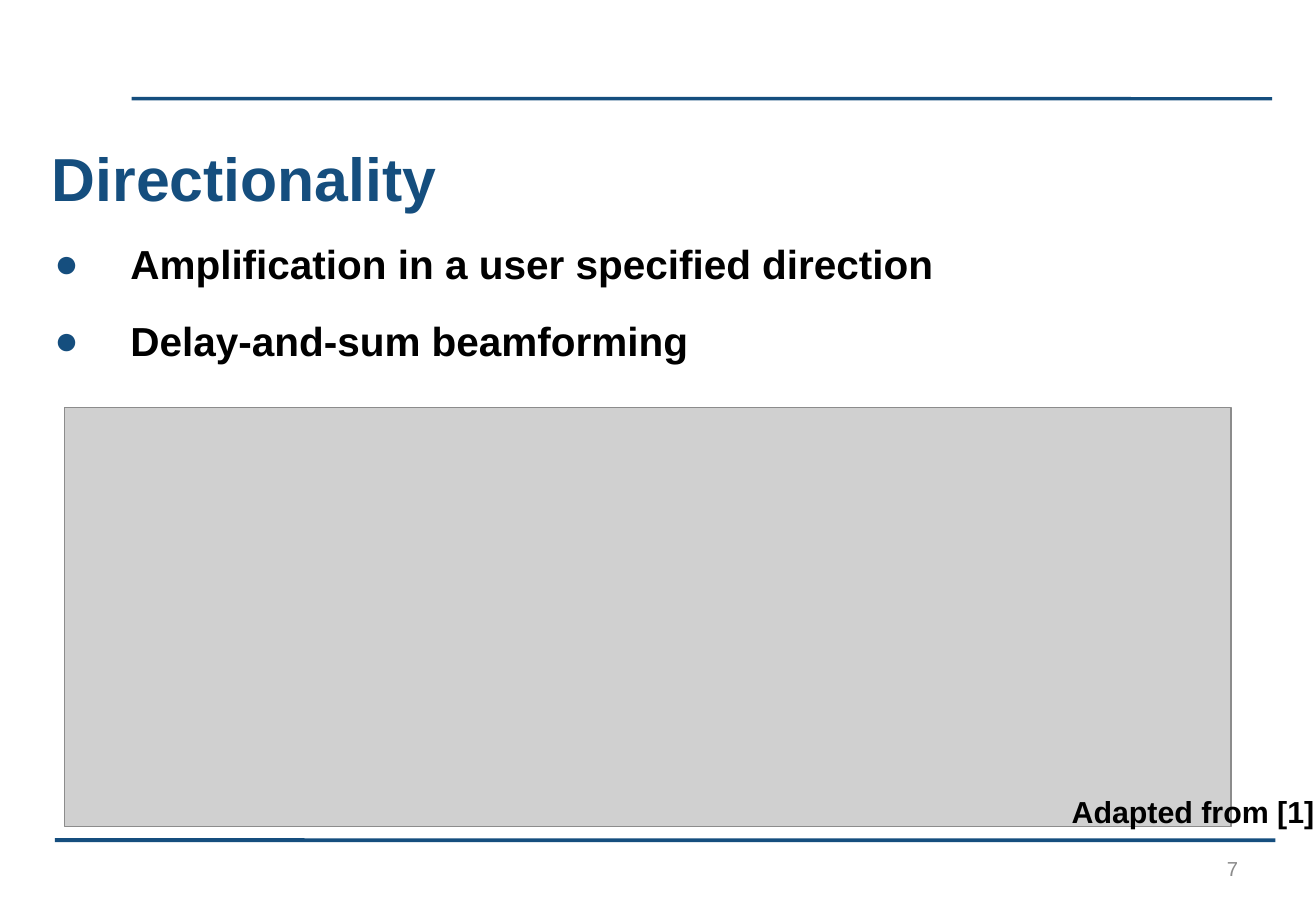
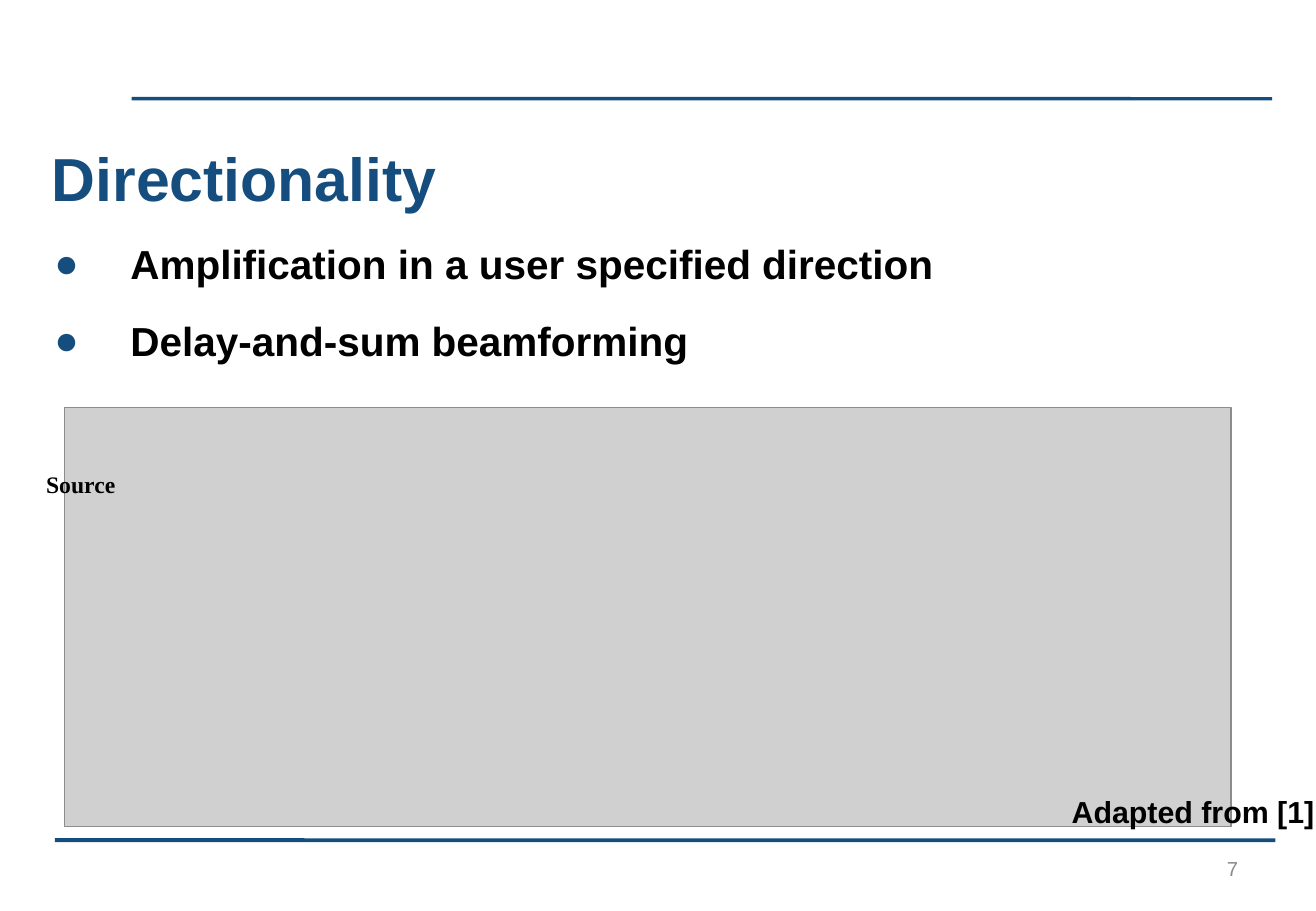
Before and after one commit to kayjayB/I_cant_hear_you, a slide deck: slide 7 of Presentation/Lab Project Presentation.pptx. Drawn at 1316x911 pixels with LibreOffice and Linux fonts; fonts in the diff are those of the drawing; grey boxes stand for pictures; background and template pictures are left out. Boxes give left, top, right and bottom in pixels: in the first picture for what was removed or moved away, otherwise in the second. Text is boxed around its words. In the diff, an @@ line names an element or a change of style, - is before the commit and + after.

```diff
--- a/Presentation/Lab Project Presentation.pptx
+++ b/Presentation/Lab Project Presentation.pptx
@@ text added at [46, 474, 115, 498], 14 pt, text #000000, bold @@
+Source
```
Also in this commit, not shown: 1 other slide changed, 1 other file.
